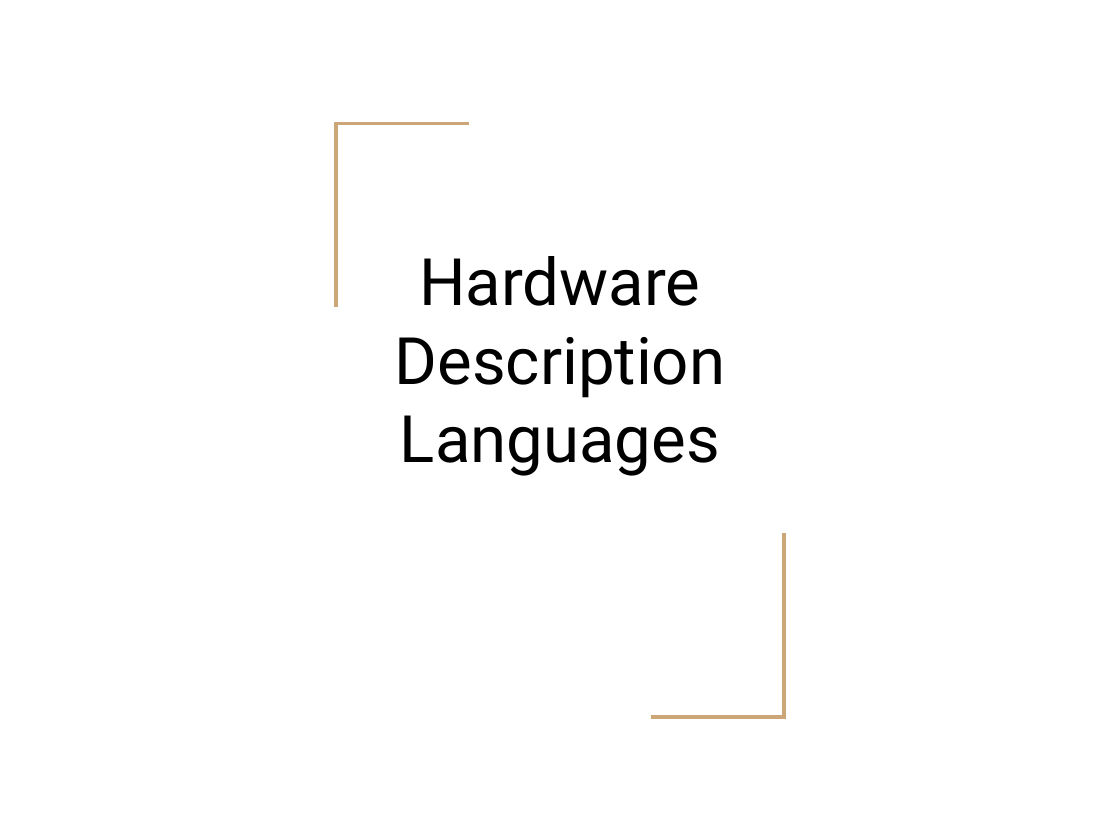
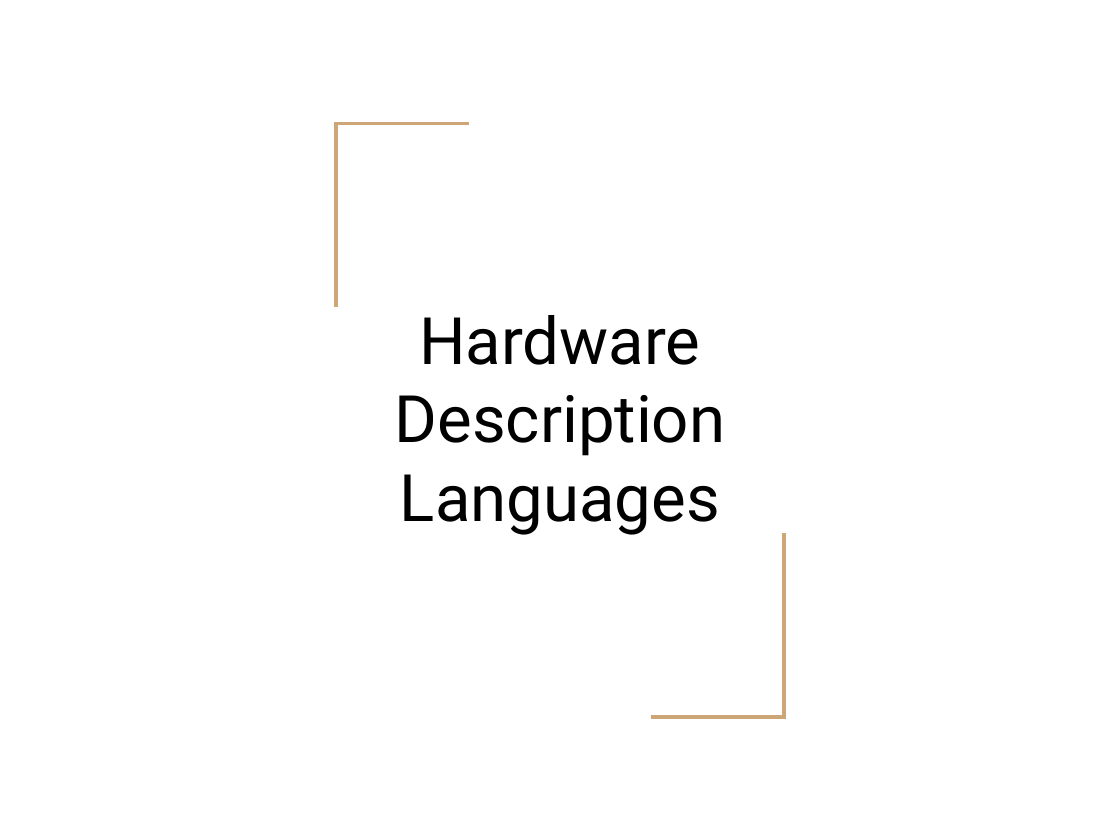
Before and after one commit to riccardoberta/esd, a slide deck: slide 1 of 07 - Hardware Description Languages/slides.pptx. Drawn at 1120x840 pixels with LibreOffice and Linux fonts; fonts in the diff are those of the drawing. Boxes give left, top, right and bottom in pixels: in the first picture for what was removed or moved away, otherwise in the second. Text is boxed around its words. In the diff, an @@ line names an element or a change of style, - is before the commit and + after.

```diff
--- a/07 - Hardware Description Languages/slides.pptx
+++ b/07 - Hardware Description Languages/slides.pptx
@@ title "Hardware Description Languages": place and size @@
-title "Hardware Description Languages" at [395,256,726,476]
+title "Hardware Description Languages" at [395,315,726,535]
```
Also in this commit, not shown: 43 slides added, 2 slides removed, 3 other files.
